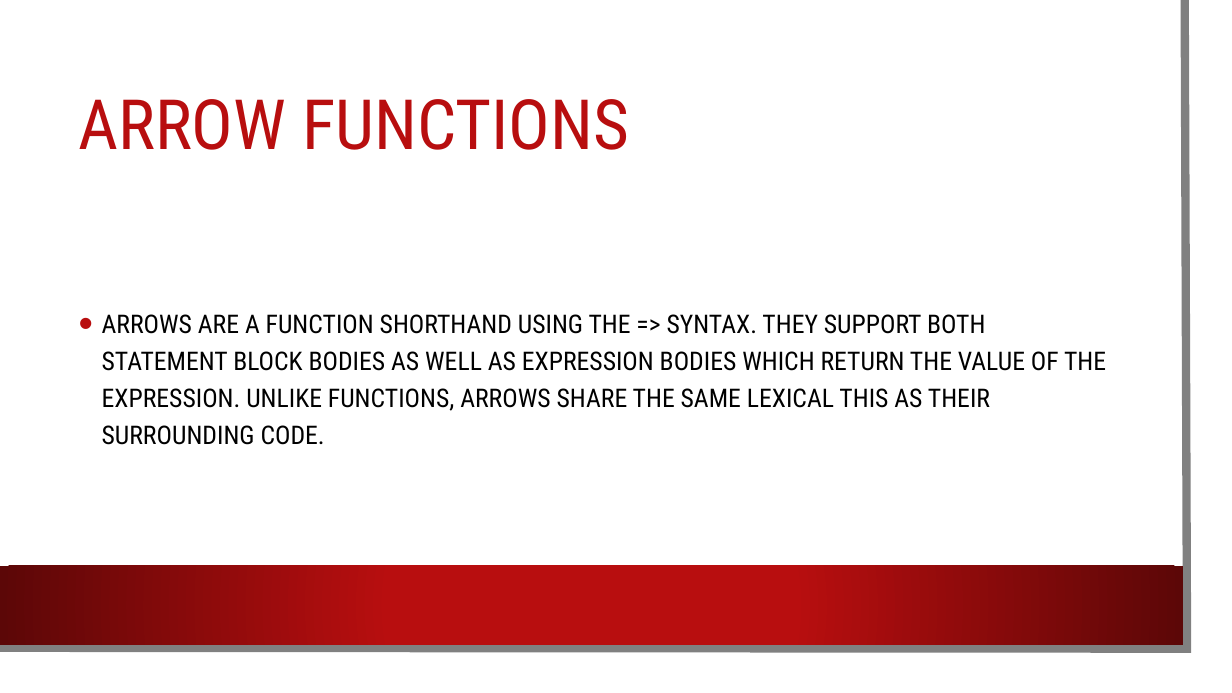
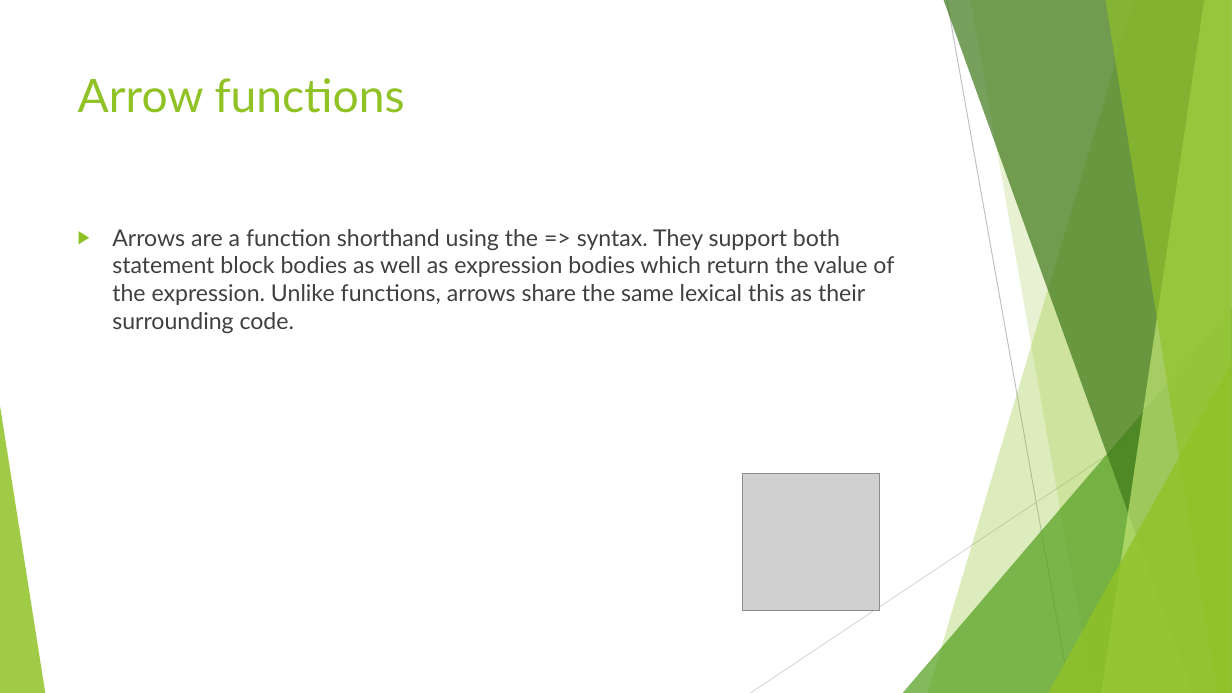
Before and after one commit to djhvscf/ES5-vs-ES6, a slide deck: slide 6 of ECMASCRIPT 6.pptx (slide 2 before the commit). Drawn at 1232x693 pixels with LibreOffice and Linux fonts; fonts in the diff are those of the drawing; grey boxes stand for pictures; background and template pictures are left out. Boxes give left, top, right and bottom in pixels: in the first picture for what was removed or moved away, otherwise in the second. Text is boxed around its words. In the diff, an @@ line names an element or a change of style, - is before the commit and + after.

```diff
--- a/ECMASCRIPT 6.pptx
+++ b/ECMASCRIPT 6.pptx
@@ rectangle removed at (0,0,1211,672) @@
@@ freeform shape removed at (0,0,1188,649) @@
@@ title "Arrow functions" at (78,78,405,113): vertical alignment middle to top @@
@@ title at (78,78,405,113): text changed; size 54 to 36 pt; font Roboto Condensed to Lato; text colour #B80E0F to #90C226 @@
-ARROW FUNCTIONS
+Arrow functions
@@ text "Arrows are a function shorthand ..." at (112,229,894,333): vertical alignment middle to top @@
@@ text at (112,229,894,333): text changed; size 20 to 18 pt; font Roboto Condensed to Lato; text colour #000000 to #404040 @@
-• ARROWS ARE A FUNCTION SHORTHAND USING THE => SYNTAX. THEY SUPPORT BOTH STATEMENT BLOCK BODIES AS WELL AS EXPRESSION BODIES WHICH RETURN THE VALUE OF THE EXPRESSION. UNLIKE FUNCTIONS, ARROWS SHARE THE SAME LEXICAL THIS AS THEIR SURROUNDING CODE.
+▶ Arrows are a function shorthand using the => syntax. They support both statement block bodies as well as expression bodies which return the value of the expression. Unlike functions, arrows share the same lexical this as their surrounding code.
@@ group added at (0,0,1232,693): 5 freeform shapes, 3 triangles, 2 lines @@
@@ picture added at (743,473,881,611) @@
@@ rectangle removed at (0,566,1183,644) @@
```
Also in this commit, not shown: 6 other slides changed, 5 slides added, 2 other files.
